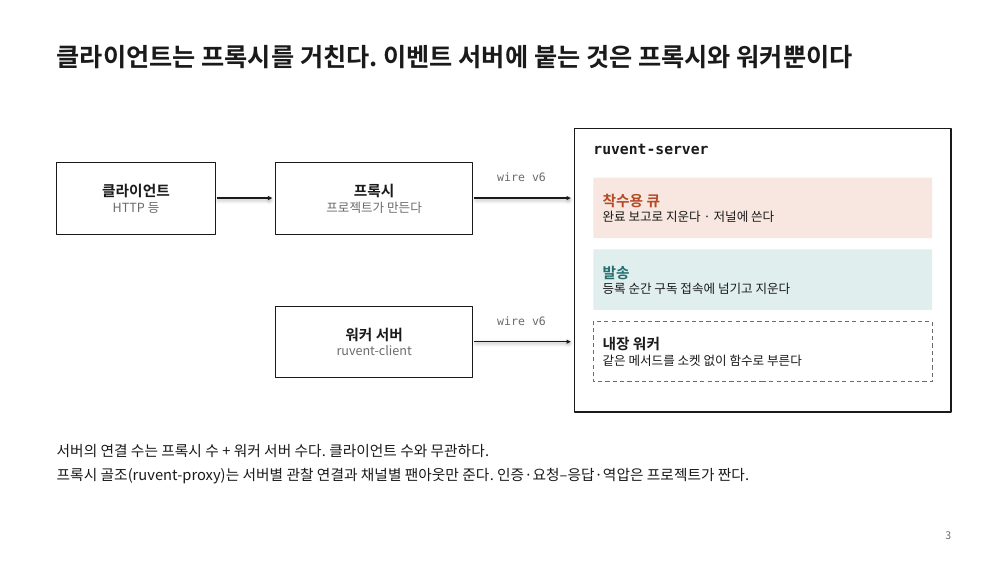
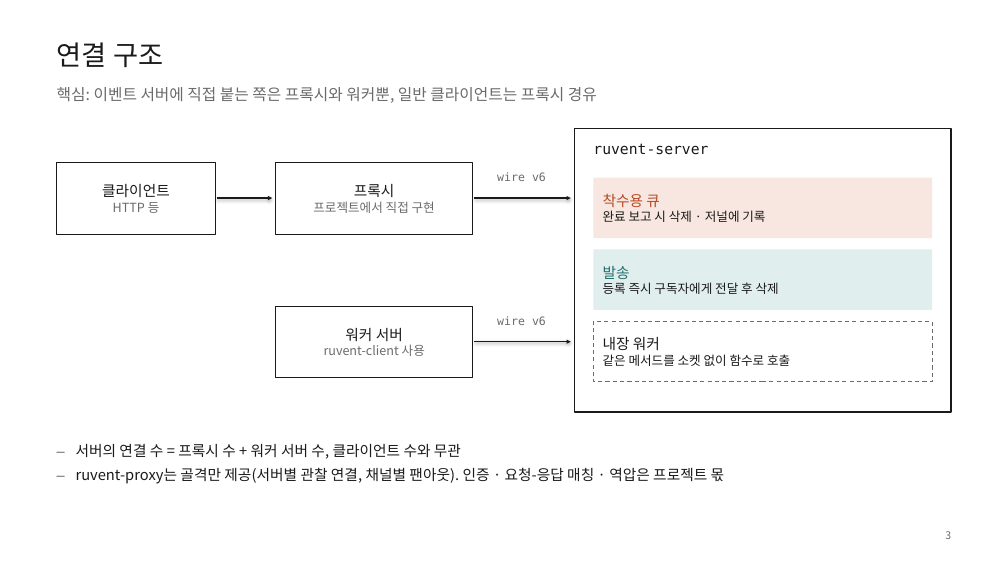
Before and after one commit to hikaMaeng/ruvent, a slide deck: slide 3 of docs/intro/ruvent-intro.pptx. Drawn at 1008x567 pixels with LibreOffice and Linux fonts; fonts in the diff are those of the drawing. Boxes give left, top, right and bottom in pixels: in the first picture for what was removed or moved away, otherwise in the second. Text is boxed around its words. In the diff, an @@ line names an element or a change of style, - is before the commit and + after.

```diff
--- a/docs/intro/ruvent-intro.pptx
+++ b/docs/intro/ruvent-intro.pptx
@@ text removed at [57, 45, 853, 69] @@
-클라이언트는 프록시를 거친다. 이벤트 서버에 붙는 것은 프록시와 워커뿐이다
@@ text added at [57, 42, 163, 67], 26 pt, text #1A1A1A @@
+연결 구조
@@ text added at [57, 87, 597, 103], 15 pt, text #6B6B6B @@
+핵심: 이벤트 서버에 직접 붙는 쪽은 프록시와 워커뿐, 일반 클라이언트는 프록시 경유
@@ text "ruvent-server" at [593, 143, 708, 155]: bold off @@
@@ text in rectangle at [102, 184, 170, 197]: bold off in "클라이언트" @@
@@ text in rectangle at [313, 201, 435, 213]: text changed @@
-프로젝트가 만든다
+프로젝트에서 직접 구현
@@ text in rectangle at [354, 184, 395, 197]: bold off in "프록시" @@
@@ text in rectangle at [603, 194, 660, 207]: bold off in "착수용 큐" @@
@@ text in rectangle at [603, 210, 765, 222]: text changed @@
-완료 보고로 지운다 · 저널에 쓴다
+완료 보고 시 삭제 · 저널에 기록
@@ text in rectangle at [603, 266, 630, 279]: bold off in "발송" @@
@@ text in rectangle at [603, 282, 779, 294]: text changed @@
-등록 순간 구독 접속에 넘기고 지운다
+등록 즉시 구독자에게 전달 후 삭제
@@ text in rectangle at [345, 328, 403, 341]: bold off in "워커 서버" @@
@@ text in rectangle at [324, 344, 425, 356]: text changed @@
-ruvent-client
+ruvent-client 사용
@@ text in rectangle at [603, 354, 790, 366]: text changed @@
-같은 메서드를 소켓 없이 함수로 부른다
+같은 메서드를 소켓 없이 함수로 호출
@@ text in rectangle at [603, 337, 660, 350]: bold off in "내장 워커" @@
@@ text at [76, 444, 725, 484]: text changed @@
-서버의 연결 수는 프록시 수 + 워커 서버 수다. 클라이언트 수와 무관하다.
-프록시 골조(ruvent-proxy)는 서버별 관찰 연결과 채널별 팬아웃만 준다. 인증·요청–응답·역압은 프로젝트가 짠다.
+– 서버의 연결 수 = 프록시 수 + 워커 서버 수, 클라이언트 수와 무관
+– ruvent-proxy는 골격만 제공(서버별 관찰 연결, 채널별 팬아웃). 인증 · 요청-응답 매칭 · 역압은 프로젝트 몫
```
Also in this commit, not shown: 17 other slides changed, 2 other files.
